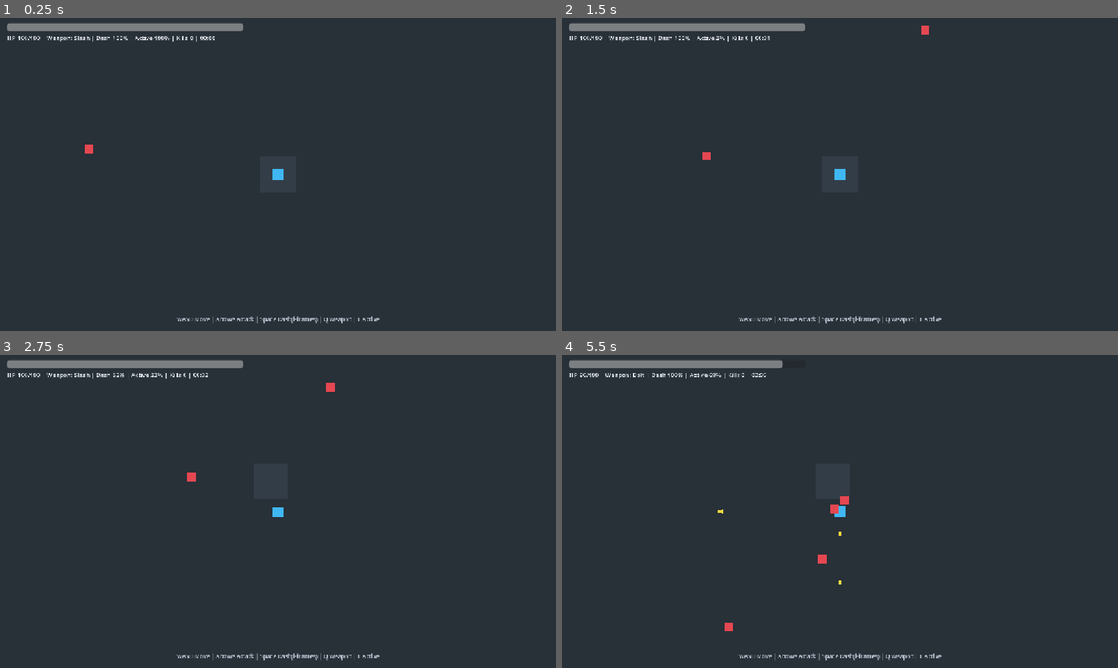
Above: before the commit, frames 1-4 (two rows, left to right).
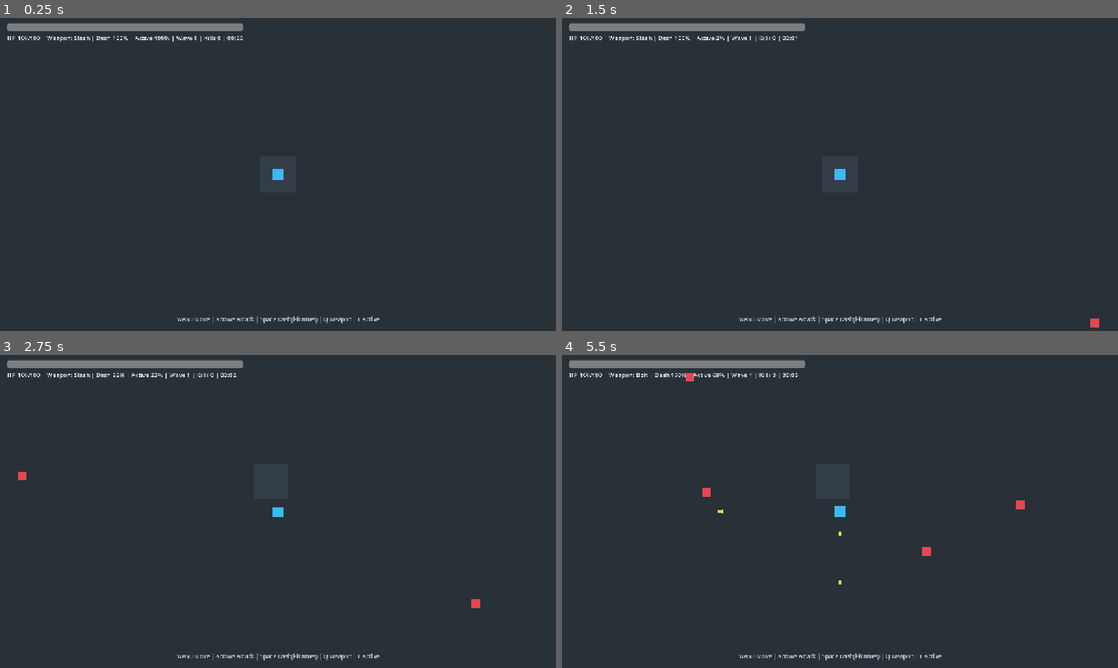
Above: after the commit, the same moments.

Repository: chw3021/survivor-arena
Game: Godot game, scene res://scenes/main.tscn
Two runs of this game, one before a commit and one after it. Both use one fixed random seed, a clock stepped at 60 frames per second and the inputs below.
Inputs:
- Up to frame 1 (0.25 s): no input
- Up to frame 2 (1.5 s): tap Enter at 0.5 s; hold Right (attack_right) 0.53-1.28 s; tap R at 0.6 s; hold Down (attack_down) from 1.28 s (still down); tap E (active_item) at 1.35 s
- Up to frame 3 (2.75 s): tap R at 1.55, 2.3 s; release Down (attack_down) at 2.03 s; hold Right (attack_right) from 2.03 s (still down); tap Space (dash) at 2.1 s
- Up to frame 4 (5.5 s): release Right (attack_right) at 2.78 s; hold Up (attack_up) 2.78-3.53 s; tap Q (weapon_next) at 2.85 s; tap R at 3.05, 3.6, 4.35, 5.3 s; hold Left (attack_left) 3.53-5.03 s; hold Down (attack_down) from 5.03 s (still down); tap E (active_item) at 5.1 s

The runs differ from the first frame. In frame 1, 0.1% of the frame differs, in the area x 15-44%, y 5-44%; in frame 2, 0.2%; in frame 3, 0.3%; in frame 4, 0.8%, in the area x 3-84%, y 1-89%.

Commit message:
Add timed wave spawning that keeps prior enemies and spawns off-screen.
Co-authored-by: Cursor <cursoragent@cursor.com>

Diff:
--- a/scripts/enemy_spawner.gd
+++ b/scripts/enemy_spawner.gd
@@ -1,17 +1,27 @@
 extends Node2D
 
+## Vampire Survivors-style timed waves: old enemies stay, next wave stacks on top.
+## Spawns just outside the camera view around the player.
+
 @export var enemy_scene: PackedScene
-@export var spawn_interval: float = 1.1
-@export var max_enemies: int = 60
-@export var spawn_radius_min: float = 420.0
-@export var spawn_radius_max: float = 620.0
+@export var max_enemies: int = 80
+@export var wave_duration: float = 25.0
+@export var spawn_margin: float = 48.0
+@export var base_spawn_interval: float = 1.25
+@export var min_spawn_interval: float = 0.28
 
-var _timer: float = 0.0
 var player: Node2D
+var _spawn_timer: float = 0.0
+var _wave_timer: float = 0.0
+var _wave: int = 1
 
 
 func setup(p: Node2D) -> void:
 	player = p
+	_wave = 1
+	_wave_timer = wave_duration
+	_spawn_timer = 0.35
+	Game.set_wave(_wave)
 
 
 func _process(delta: float) -> void:
@@ -20,25 +30,80 @@
 	if not ("alive" in player) or not player.alive:
 		return
 
-	_timer -= delta
-	if _timer > 0.0:
-		return
-	_timer = maxf(0.35, spawn_interval - Game.elapsed * 0.01)
+	_wave_timer -= delta
+	if _wave_timer <= 0.0:
+		_advance_wave()
 
-	var live := get_tree().get_nodes_in_group("enemies").size()
-	if live >= max_enemies:
+	_spawn_timer -= delta
+	if _spawn_timer > 0.0:
 		return
 
-	_spawn_one()
+	_spawn_timer = _current_interval()
+	_spawn_batch(_batch_size())
+
+
+func _advance_wave() -> void:
+	_wave += 1
+	_wave_timer = wave_duration
+	Game.set_wave(_wave)
+	# Wave open burst — leftover mobs from previous waves keep chasing.
+	_spawn_batch(_batch_size() + 2)
+	_spawn_timer = _current_interval() * 0.55
+
+
+func _current_interval() -> float:
+	# VS-like: starts ~1.25s, tightens with wave and run time.
+	var by_wave := base_spawn_interval - float(_wave - 1) * 0.08
+	var by_time := Game.elapsed * 0.012
+	return maxf(min_spawn_interval, by_wave - by_time)
+
+
+func _batch_size() -> int:
+	# Early: 1–2. Later waves drip more per tick.
+	return mini(6, 1 + (_wave - 1) / 2 + (1 if _wave >= 3 else 0))
+
+
+func _spawn_batch(count: int) -> void:
+	var live := get_tree().get_nodes_in_group("enemies").size()
+	var room := max_enemies - live
+	if room <= 0:
+		return
+	for _i in mini(count, room):
+		_spawn_one()
 
 
 func _spawn_one() -> void:
 	if enemy_scene == null:
 		return
 	var enemy := enemy_scene.instantiate() as Node2D
-	var angle := randf() * TAU
-	var dist := randf_range(spawn_radius_min, spawn_radius_max)
-	enemy.global_position = player.global_position + Vector2.RIGHT.rotated(angle) * dist
+	enemy.global_position = _spawn_pos_outside_view()
 	get_parent().add_child(enemy)
 	if enemy.has_method("setup"):
-		enemy.setup(player, 1.0 + Game.elapsed / 45.0)
+		# Difficulty scales with wave + run time; leftover waves keep their stats.
+		var difficulty := 1.0 + float(_wave - 1) * 0.18 + Game.elapsed / 50.0
+		enemy.setup(player, difficulty)
+
+
+func _spawn_pos_outside_view() -> Vector2:
+	var half := _view_half_extents()
+	var outer := half + Vector2(spawn_margin, spawn_margin)
+	var side := randi() % 4
+	var local := Vector2.ZERO
+	match side:
+		0:
+			local = Vector2(randf_range(-outer.x, outer.x), -outer.y)
+		1:
+			local = Vector2(randf_range(-outer.x, outer.x), outer.y)
+		2:
+			local = Vector2(-outer.x, randf_range(-outer.y, outer.y))
+		_:
+			local = Vector2(outer.x, randf_range(-outer.y, outer.y))
+	return player.global_position + local
+
+
+func _view_half_extents() -> Vector2:
+	var vp_size := get_viewport().get_visible_rect().size
+	var cam := get_viewport().get_camera_2d()
+	var zoom := cam.zoom if cam != null else Vector2.ONE
+	# Visible half-size in world units (player-centered FOV).
+	return Vector2(vp_size.x / zoom.x, vp_size.y / zoom.y) * 0.5
--- a/scripts/game.gd
+++ b/scripts/game.gd
@@ -2,9 +2,11 @@
 
 signal kills_changed(value: int)
 signal time_changed(seconds: float)
+signal wave_changed(value: int)
 
 var kills: int = 0
 var elapsed: float = 0.0
+var wave: int = 1
 var running: bool = true
 
 
@@ -20,9 +22,16 @@
 	kills_changed.emit(kills)
 
 
+func set_wave(value: int) -> void:
+	wave = value
+	wave_changed.emit(wave)
+
+
 func reset() -> void:
 	kills = 0
 	elapsed = 0.0
+	wave = 1
 	running = true
 	kills_changed.emit(kills)
 	time_changed.emit(elapsed)
+	wave_changed.emit(wave)
--- a/scripts/hud.gd
+++ b/scripts/hud.gd
@@ -17,6 +17,7 @@
 		player.died.connect(_on_player_died)
 	Game.kills_changed.connect(_refresh)
 	Game.time_changed.connect(_refresh)
+	Game.wave_changed.connect(_refresh)
 	_refresh()
 
 
@@ -33,12 +34,13 @@
 	var t := int(Game.elapsed)
 	var mm := t / 60
 	var ss := t % 60
-	info_label.text = "HP %d/%d | Weapon: %s | Dash %.0f%% | Active %.0f%% | Kills %d | %02d:%02d" % [
+	info_label.text = "HP %d/%d | Weapon: %s | Dash %.0f%% | Active %.0f%% | Wave %d | Kills %d | %02d:%02d" % [
 		int(player.hp),
 		int(player.max_hp),
 		player.get_weapon_name(),
 		player.get_dash_ready_ratio() * 100.0,
 		player.get_active_ready_ratio() * 100.0,
+		Game.wave,
 		Game.kills,
 		mm,
 		ss,
